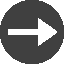
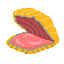
Before/after of a (64, 64) layered artwork. What changed in the layer stack:
added layer "ClamTop" above "ClamBottom" over 13, 8, 59, 44
added layer "ClamBottom" above "Pasted Layer" over 6, 32, 57, 54
added layer "Pasted Layer" above "Button Right" over 0, 5, 64, 59
hid "Button Right" over 0, 0, 64, 64
